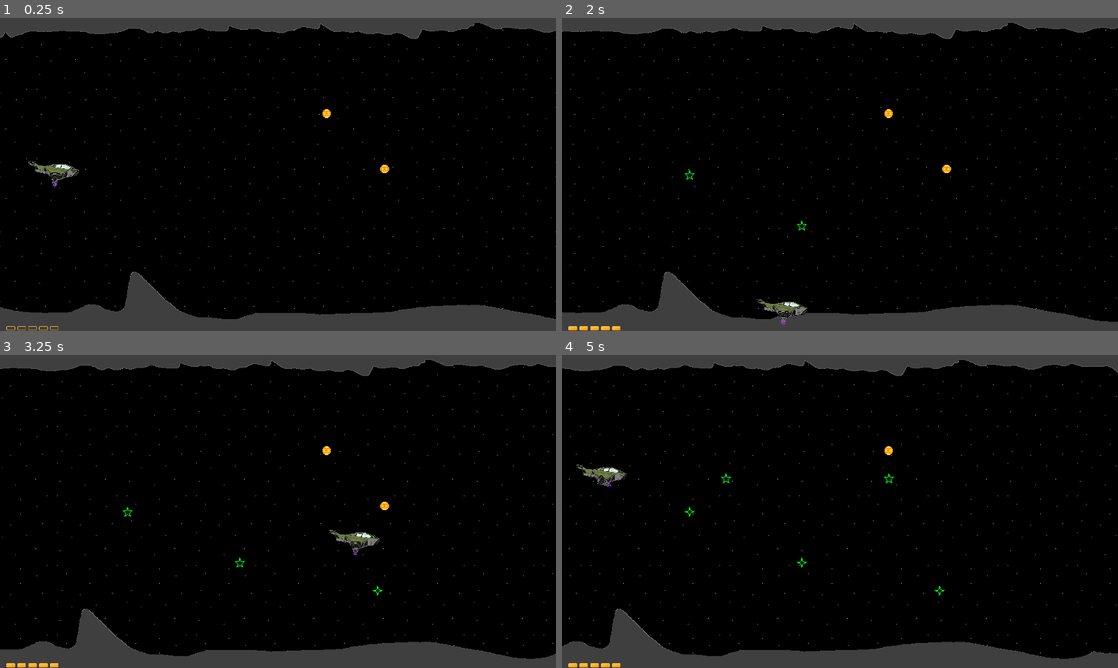
Above: before the commit, frames 1-4 (two rows, left to right).
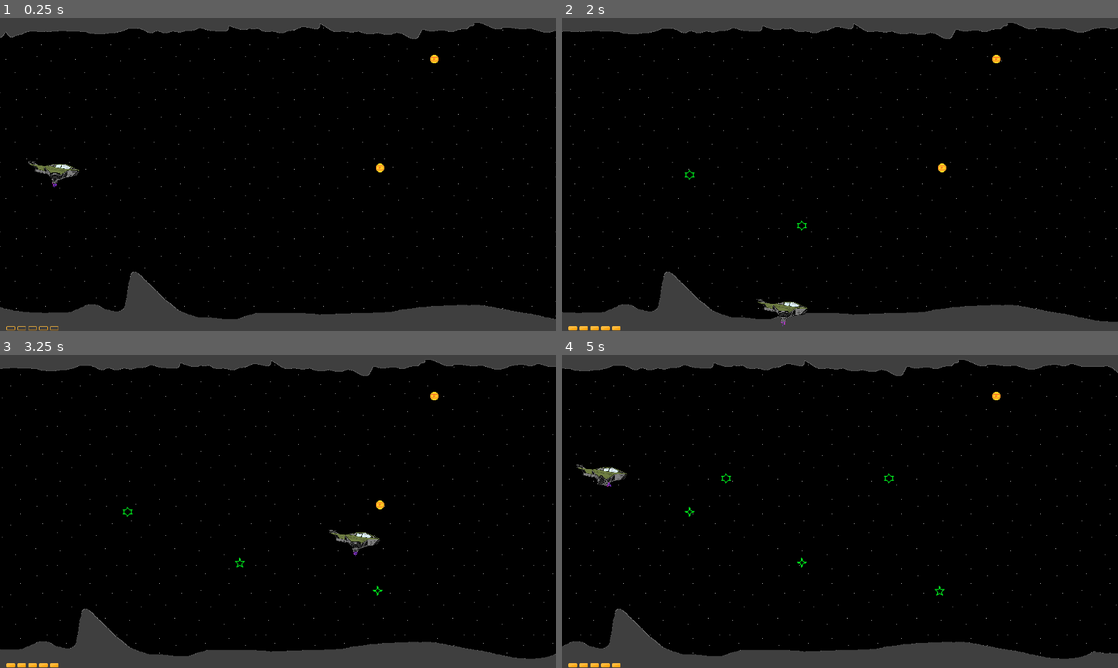
Above: after the commit, the same moments.

Repository: gouldcwilliam/space-rail-shooter
Game: Godot game, scene res://Main.tscn
The game is run twice, just before and just after one commit, with the same random seed, the same clock (stepped at 60 frames per second) and the same inputs.
Inputs:
- Up to frame 1 (0.25 s): no input
- Up to frame 2 (2 s): hold D (ui_right) 0.53-1.28 s; hold T 0.53-1.28 s; tap Space (ui_select) at 0.77, 1.52 s; hold S (ui_down) from 1.28 s (still down); tap Y at 1.35 s
- Up to frame 3 (3.25 s): release S (ui_down) at 2.03 s; hold D (ui_right) 2.03-2.78 s; hold T 2.03-2.78 s; hold W (ui_up) from 2.78 s (still down); tap Y at 2.85 s; tap Space (ui_select) at 3.02 s
- Up to frame 4 (5 s): release W (ui_up) at 3.53 s; hold T 3.53-4.28 s; hold A (ui_left) from 3.53 s (still down); tap Space (ui_select) at 3.77, 4.52 s; tap Y at 4.35 s

The runs differ from the first frame. In frame 1, 0.1% of the frame differs, in the area x 9-79%, y 11-55%; in frame 2, 0.2%, in the area x 22-79%, y 11-99%; in frame 3, 0.2%; in frame 4, 0.2%.

Commit message:
tested powerups powerups loaded at main connect to the powerup function to pass to the HUD

Diff:
--- a/Bullets/Bullet.tscn
+++ b/Bullets/Bullet.tscn
@@ -16,7 +16,7 @@
 "frames": [ ExtResource( 2 ), ExtResource( 3 ), ExtResource( 4 ), ExtResource( 3 ) ],
 "loop": true,
 "name": "basic",
-"speed": 5.0
+"speed": 10.0
 } ]
 
 [node name="Bullet" type="RigidBody2D"]
@@ -55,7 +55,7 @@
 scale = Vector2( 1.5, 1.5 )
 frames = SubResource( 2 )
 animation = "basic"
-frame = 3
+frame = 2
 playing = true
 _sections_unfolded = [ "Transform" ]
 
--- a/Items/PowerUp.gd
+++ b/Items/PowerUp.gd
@@ -7,8 +7,7 @@
 # var b = "textvar"
 
 func _ready():
-	# Called every time the node is added to the scene.
-	# Initialization here
+	visible=true
 	pass
 
 #func _process(delta):
--- a/Main.gd
+++ b/Main.gd
@@ -3,10 +3,10 @@
 # class member variables go here, for example:
 # var a = 2
 # var b = "textvar"
-
 var powerBarLevel = 0
 
 func _ready():
+	test_PowerUps()
 	pass
 
 func _physics_process(delta):
@@ -28,3 +28,13 @@
 func _on_PowerUp():
 	powerBarLevel += 1
 	$HUD.updatePowerBarLevel(powerBarLevel)
+
+func test_PowerUps():
+	var powerUp1 = preload("res://Items/PowerUp.tscn").instance()
+	var powerUp2 = preload("res://Items/PowerUp.tscn").instance()
+	add_child(powerUp1)
+	add_child(powerUp2)
+	powerUp1.connect("hit", self, "_on_PowerUp")
+	powerUp2.connect("hit", self, "_on_PowerUp")
+	powerUp1.position = Vector2(700, 300)
+	powerUp2.position = Vector2(800, 100)
--- a/Main.tscn
+++ b/Main.tscn
@@ -1,13 +1,12 @@
-[gd_scene load_steps=7 format=2]
+[gd_scene load_steps=6 format=2]
 
 [ext_resource path="res://Main.gd" type="Script" id=1]
 [ext_resource path="res://Levels/SpaceBackground.tscn" type="PackedScene" id=2]
 [ext_resource path="res://Levels/Lvl1-Obstacles.tscn" type="PackedScene" id=3]
 [ext_resource path="res://PlayerShip/PlayerShip.tscn" type="PackedScene" id=4]
 [ext_resource path="res://HUD.tscn" type="PackedScene" id=5]
-[ext_resource path="res://Items/PowerUp.tscn" type="PackedScene" id=6]
 
-[node name="Main" type="Node" index="0"]
+[node name="Main" type="Node"]
 
 script = ExtResource( 1 )
 
@@ -33,15 +32,3 @@
 SHOT_DELAY = 0.2
 
 [node name="HUD" parent="." index="4" instance=ExtResource( 5 )]
-
-[node name="PowerUp" parent="." index="5" instance=ExtResource( 6 )]
-
-position = Vector2( 708.405, 302.024 )
-
-[node name="PowerUp2" parent="." index="6" instance=ExtResource( 6 )]
-
-position = Vector2( 601.592, 200.121 )
-
-[connection signal="hit" from="PowerUp" to="." method="_on_PowerUp"]
-
-[connection signal="hit" from="PowerUp2" to="." method="_on_PowerUp"]
--- a/PlayerShip/PlayerShip.tscn
+++ b/PlayerShip/PlayerShip.tscn
@@ -12,10 +12,10 @@
 "frames": [ ExtResource( 4 ), ExtResource( 5 ) ],
 "loop": true,
 "name": "thruster",
-"speed": 1.0
+"speed": 10.0
 } ]
 
-[node name="PlayerShip" type="KinematicBody2D"]
+[node name="PlayerShip" type="KinematicBody2D" index="0"]
 
 input_pickable = false
 collision_layer = 1
@@ -60,4 +60,5 @@
 position = Vector2( -0.682129, 36.4562 )
 frames = SubResource( 1 )
 animation = "thruster"
+frame = 1
 playing = true
